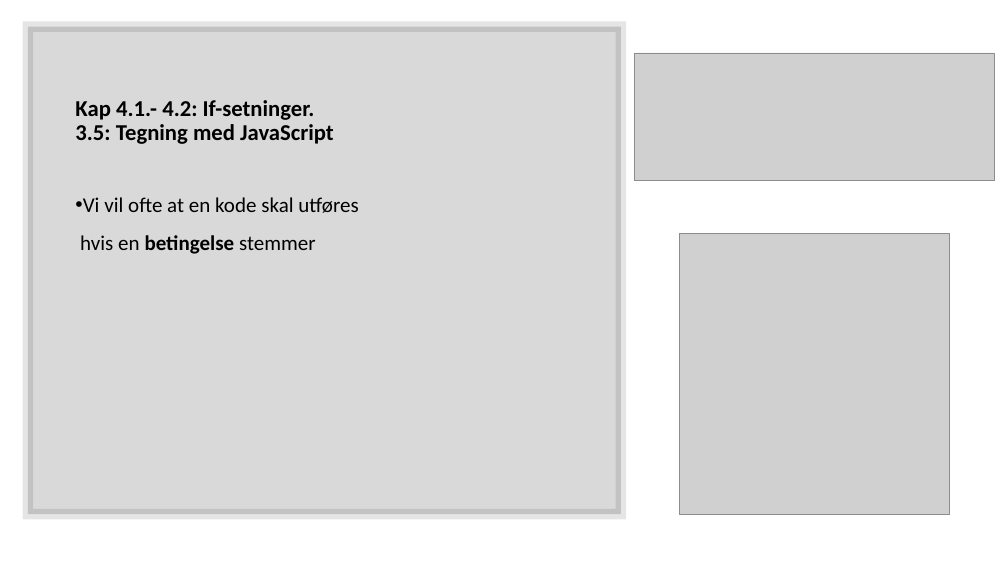
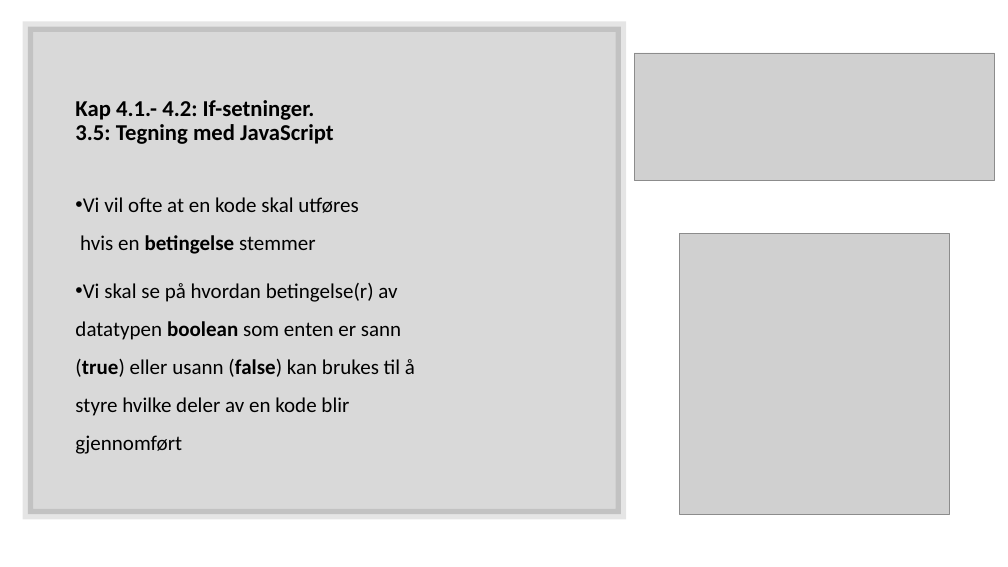
Before and after one commit to AizanM/IT2, a slide deck: slide 2 of Uke 36/Uke 36.pptx. Drawn at 1008x567 pixels with LibreOffice and Linux fonts; fonts in the diff are those of the drawing; grey boxes stand for pictures. Boxes give left, top, right and bottom in pixels: in the first picture for what was removed or moved away, otherwise in the second. Text is boxed around its words. In the diff, an @@ line names an element or a change of style, - is before the commit and + after.

```diff
--- a/Uke 36/Uke 36.pptx
+++ b/Uke 36/Uke 36.pptx
@@ text at <box>75,283,415,454</box>: paragraph added @@
+• Vi skal se på hvordan betingelse(r) av datatypen boolean som enten er sann (true) eller usann (false) kan brukes til å styre hvilke deler av en kode blir gjennomført
```
Also in this commit, not shown: 3 other slides changed, 4 slides added, 1 slide removed, 1 other file.
